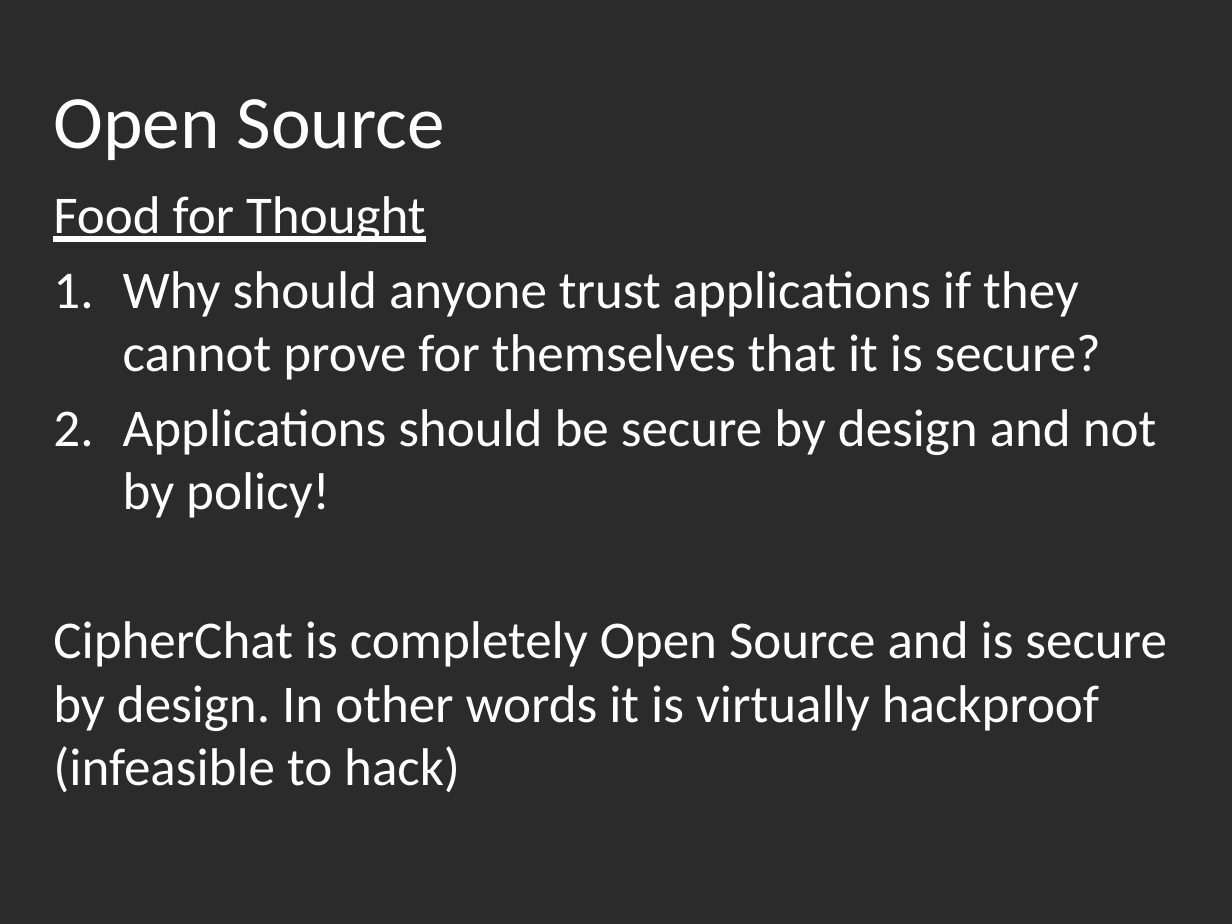
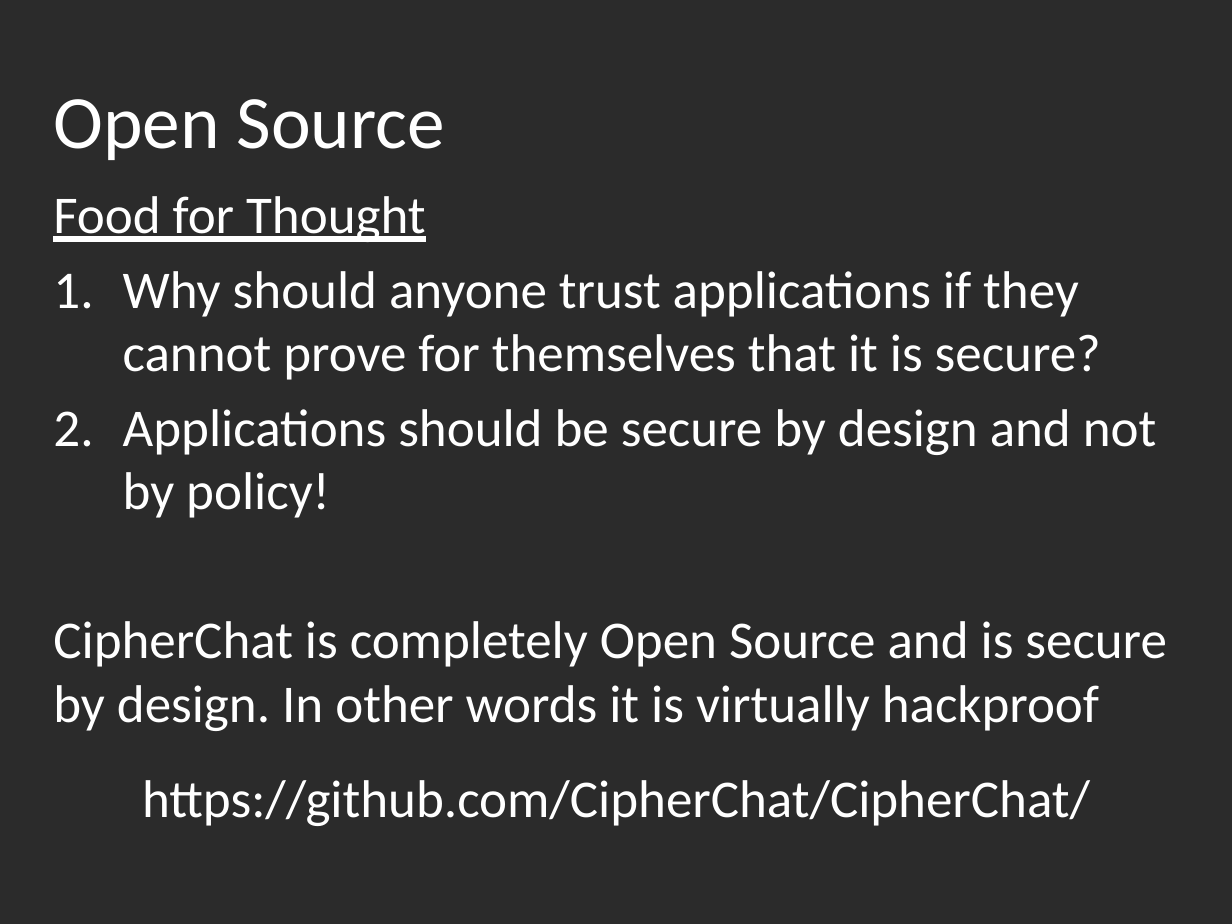
Before and after one commit to otboss/Mobile-Application-Tech-Year-3-Semester-2, a slide deck: slide 10 of SWEN3004/CipherChat Presentation.pptx (slide 9 before the commit). Drawn at 1232x924 pixels with LibreOffice and Linux fonts; fonts in the diff are those of the drawing; background and template pictures are left out; a plain dark background stands for a picture behind light text. Boxes give left, top, right and bottom in pixels: in the first picture for what was removed or moved away, otherwise in the second. Text is boxed around its words. In the diff, an @@ line names an element or a change of style, - is before the commit and + after.

Commit message:
Completed CipherChat

```diff
--- a/SWEN3004/CipherChat Presentation.pptx
+++ b/SWEN3004/CipherChat Presentation.pptx
@@ subtitle at [53,621,1166,826]: text changed @@
-CipherChat is completely Open Source and is secure by design. In other words it is virtually hackproof (infeasible to hack)
+CipherChat is completely Open Source and is secure by design. In other words it is virtually hackproof
+https://github.com/CipherChat/CipherChat/
```
Also in this commit, not shown: 7 other slides changed, 1 slide added, 9 other files.
